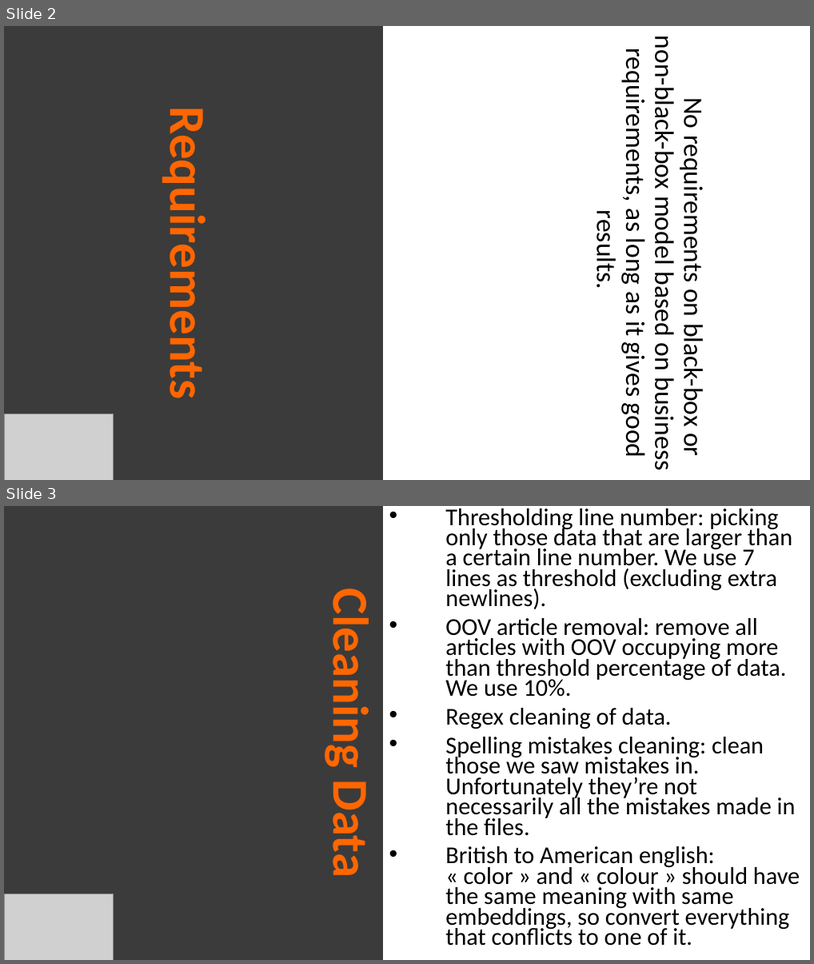
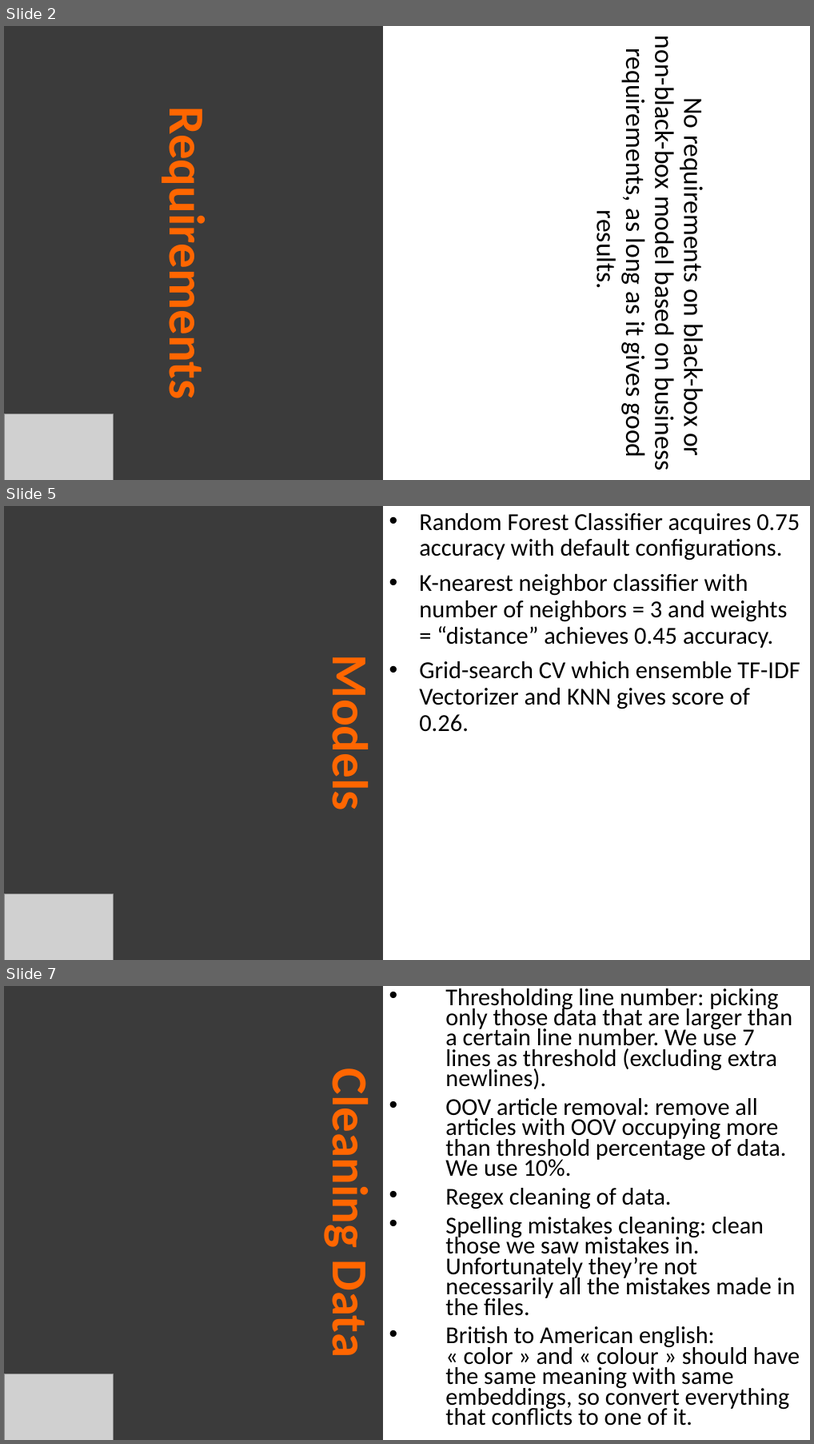
Before and after one commit to Wabinab/NLP_GroupProject_DG, a slide deck: Week_13/Final_Report_1.pptx. Shown one above the other, each under a label of ours: slides 2 and 3 before the commit, slides 2, 5 and 7 after it; the slides between them are not shown. The pictures are 814x964 and 814x1444 pixels, drawn with LibreOffice and Linux fonts; fonts in the diff are those of the drawing; grey boxes stand for pictures. Boxes give left, top, right and bottom in pixels: in the first picture for what was removed or moved away, otherwise in the second. Text is boxed around its words. In the diff, an @@ line names an element or a change of style, - is before the commit and + after.

```diff
--- a/Week_13/Final_Report_1.pptx
+++ b/Week_13/Final_Report_1.pptx
@@ slide 5 added at (4,506,810,960), background #FFFFFF @@
@@ title added at (4,506,383,960), fill #3B3B3B, 60 pt, text #FF6600, bold @@
+Models
@@ subtitle added at (419,513,800,732), 29 pt, text #000000 @@
+• Random Forest Classifier acquires 0.75 accuracy with default configurations.
+• K-nearest neighbor classifier with number of neighbors = 3 and weights = “distance” achieves 0.45 accuracy.
+• Grid-search CV which ensemble TF-IDF Vectorizer and KNN gives score of 0.26.
@@ picture added at (4,894,114,960) @@
@@ what was slide 3 is now slide 7 @@
```
Also in this commit, not shown: 1 slide changed, 3 other slides added, 1 other file.
